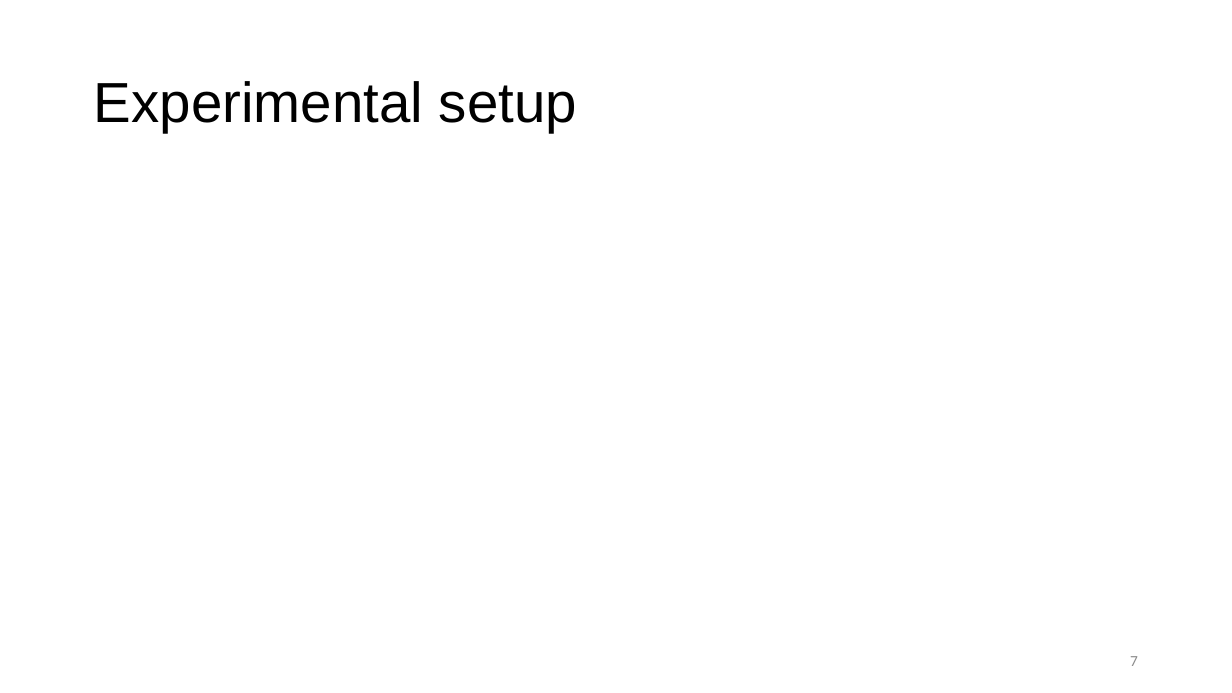
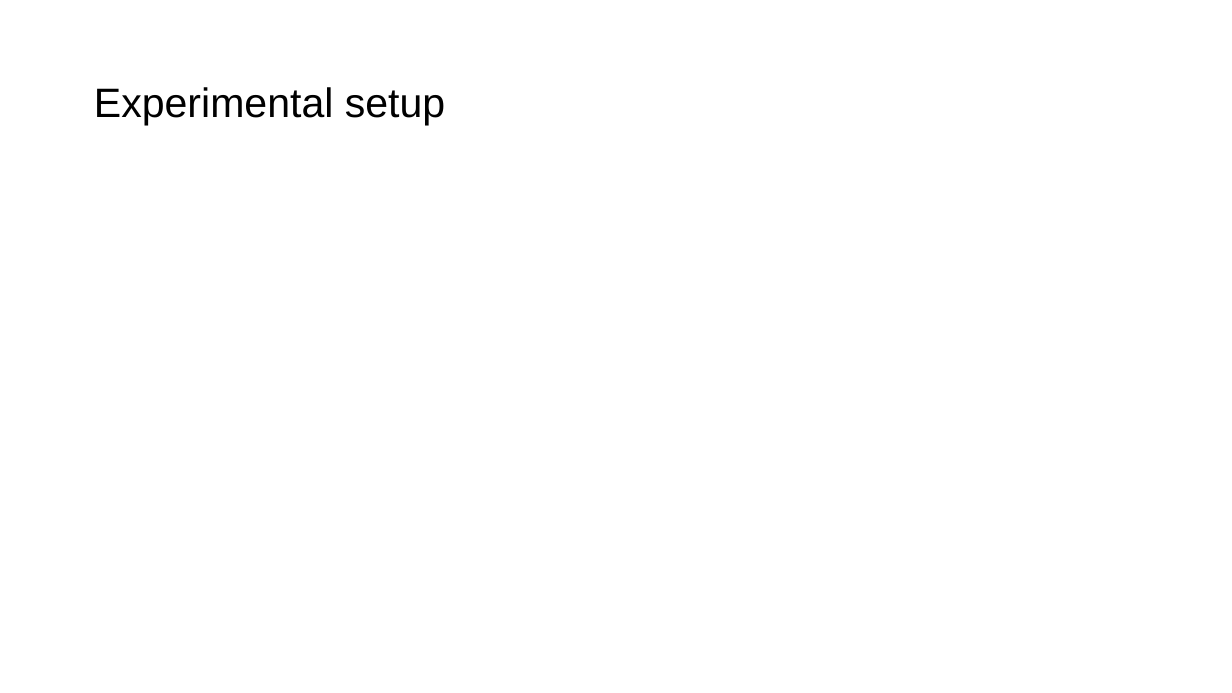
Before and after one commit to eaperkowski/conferences, a slide deck: slide 10 of lemontree_wg/Perkowski_2022_NxCO2.pptx (slide 7 before the commit). Drawn at 1232x693 pixels with LibreOffice and Linux fonts; fonts in the diff are those of the drawing; grey boxes stand for pictures. Boxes give left, top, right and bottom in pixels: in the first picture for what was removed or moved away, otherwise in the second. Text is boxed around its words. In the diff, an @@ line names an element or a change of style, - is before the commit and + after.

```diff
--- a/lemontree_wg/Perkowski_2022_NxCO2.pptx
+++ b/lemontree_wg/Perkowski_2022_NxCO2.pptx
@@ title "Experimental setup" at [94,87,445,125]: size 44 to 32 pt @@
@@ page number removed at [1130,656,1138,666] @@
-7
```
Also in this commit, not shown: 20 other slides changed, 6 slides added, 1 slide removed, 2 other files.
